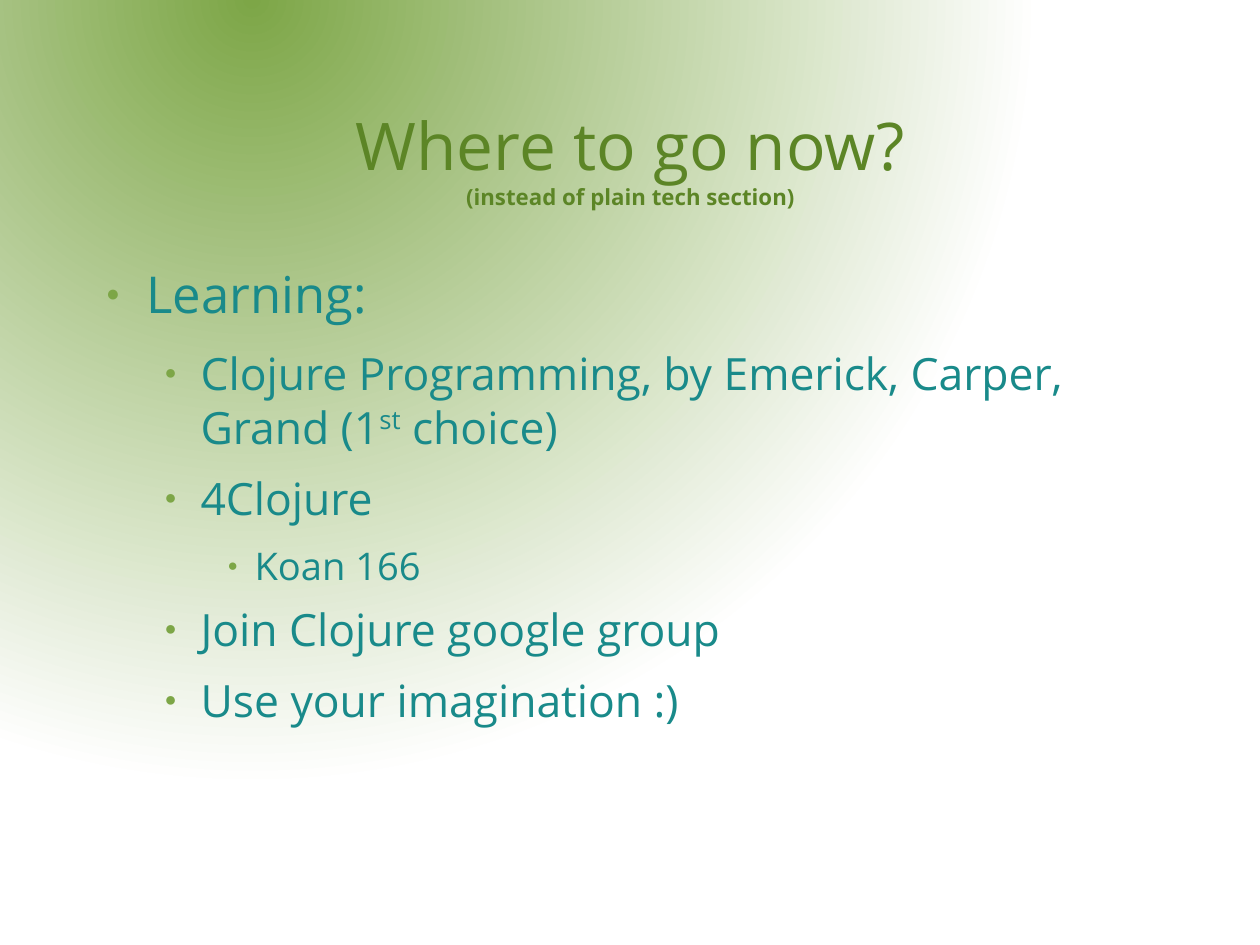
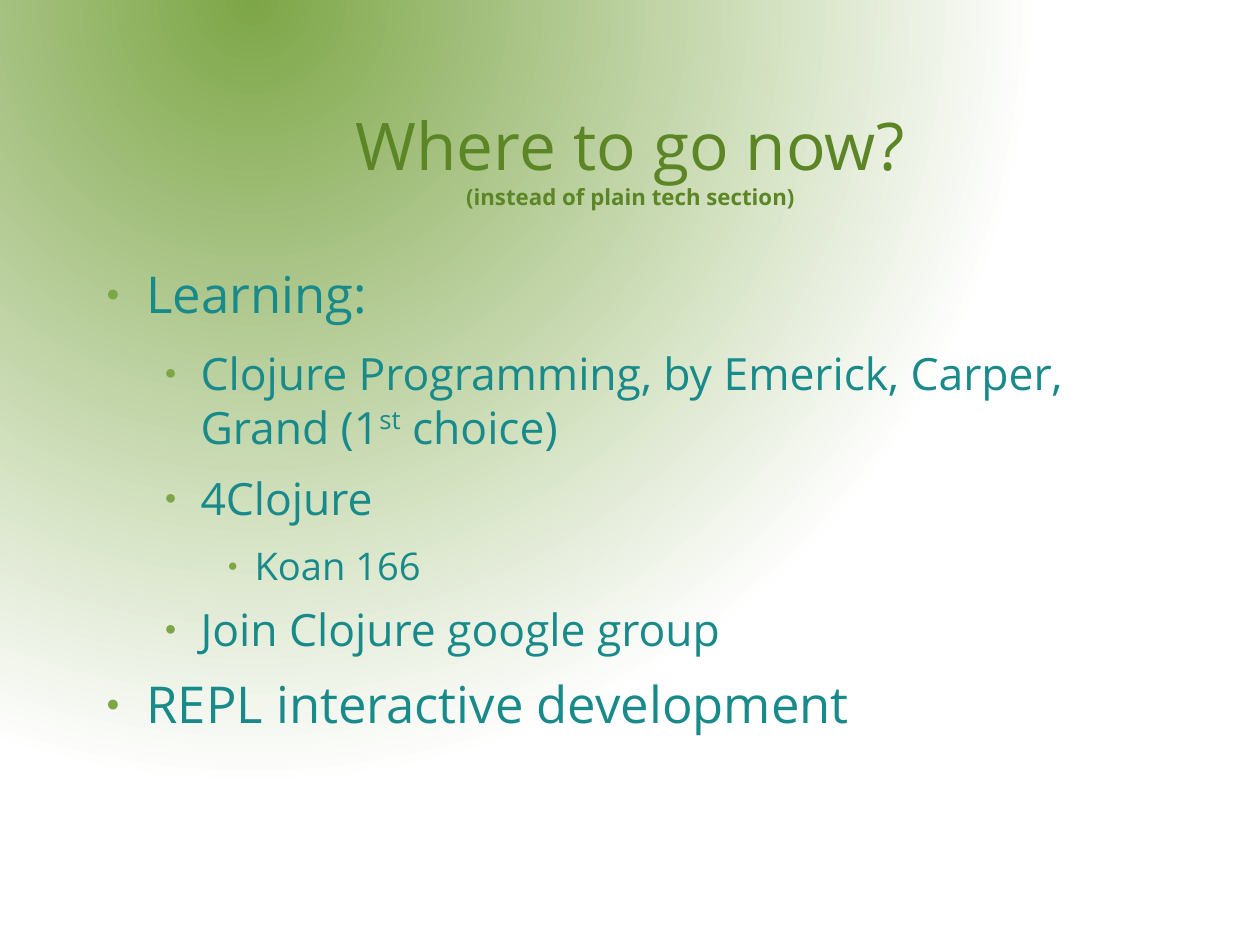
Before and after one commit to rssole/voxxed, a slide deck: slide 13 of resources/presentation/VoxxedDays.odp. Drawn at 1260x945 pixels with LibreOffice and Linux fonts; fonts in the diff are those of the drawing; background and template pictures are left out. Boxes give left, top, right and bottom in pixels: in the first picture for what was removed or moved away, otherwise in the second. Text is boxed around its words. In the diff, an @@ line names an element or a change of style, - is before the commit and + after.

```diff
--- a/resources/presentation/VoxxedDays.odp
+++ b/resources/presentation/VoxxedDays.odp
@@ text at box(147, 684, 849, 736): text changed; size 28 to 32 pt @@
-  ● Use your imagination :)
+● REPL interactive development
```
Also in this commit, not shown: 1 other slide changed.
